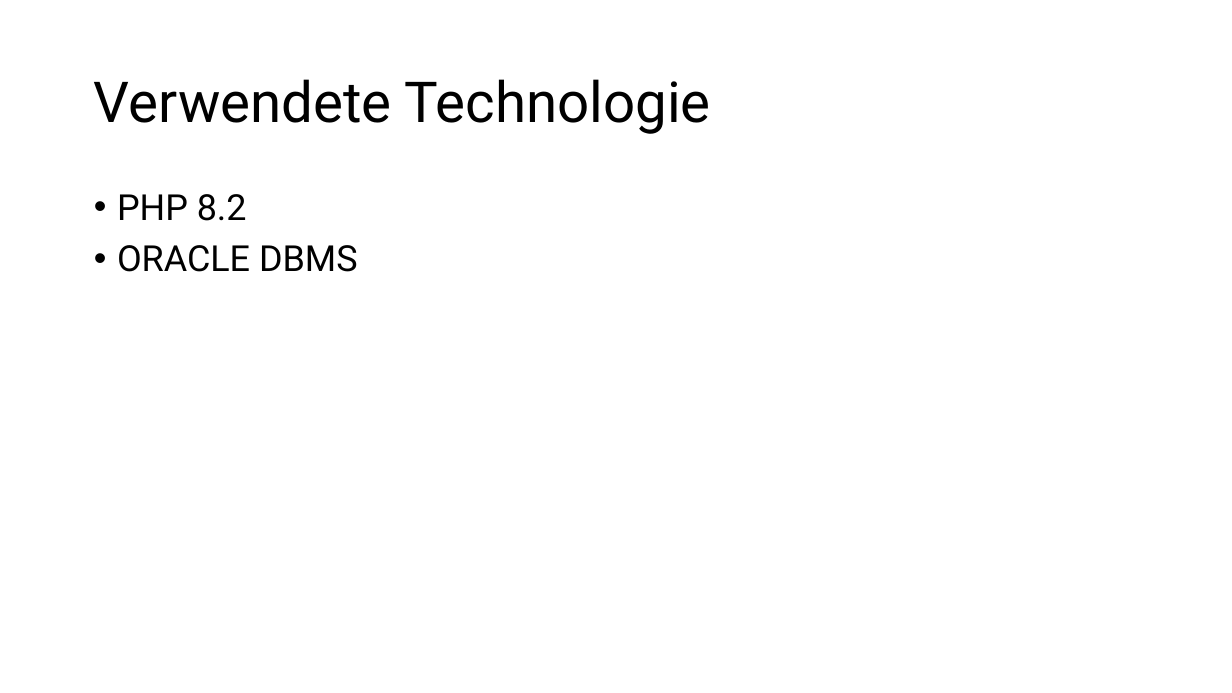
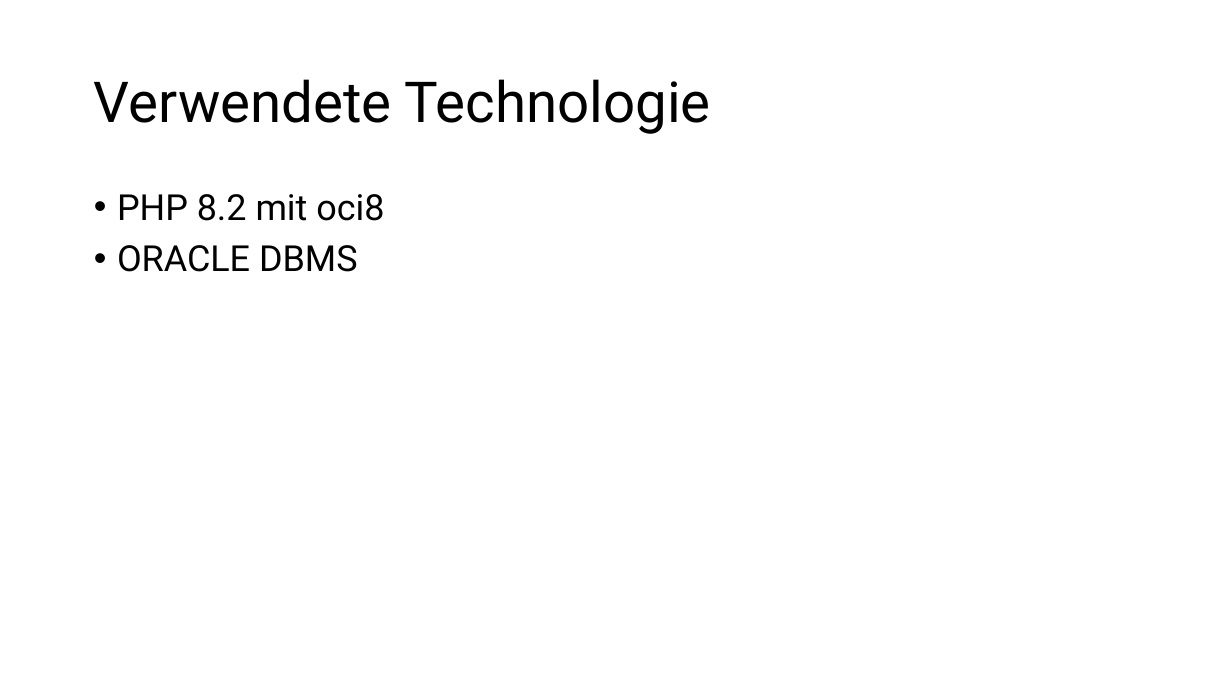
Before and after one commit to zouse187/Datenbankanwendung-LockedVisit, a slide deck: slide 6 of Präsentationen/15.07.26_Abschlusspräsi-LockedVisit.pptx (slide 5 before the commit). Drawn at 1232x693 pixels with LibreOffice and Linux fonts; fonts in the diff are those of the drawing. Boxes give left, top, right and bottom in pixels: in the first picture for what was removed or moved away, otherwise in the second. Text is boxed around its words. In the diff, an @@ line names an element or a change of style, - is before the commit and + after.

```diff
--- a/Präsentationen/15.07.26_Abschlusspräsi-LockedVisit.pptx
+++ b/Präsentationen/15.07.26_Abschlusspräsi-LockedVisit.pptx
@@ text at (117, 194, 384, 221): text changed @@
-• PHP 8.2
+• PHP 8.2 mit oci8
```
Also in this commit, not shown: 2 slides added, 11 other files.
